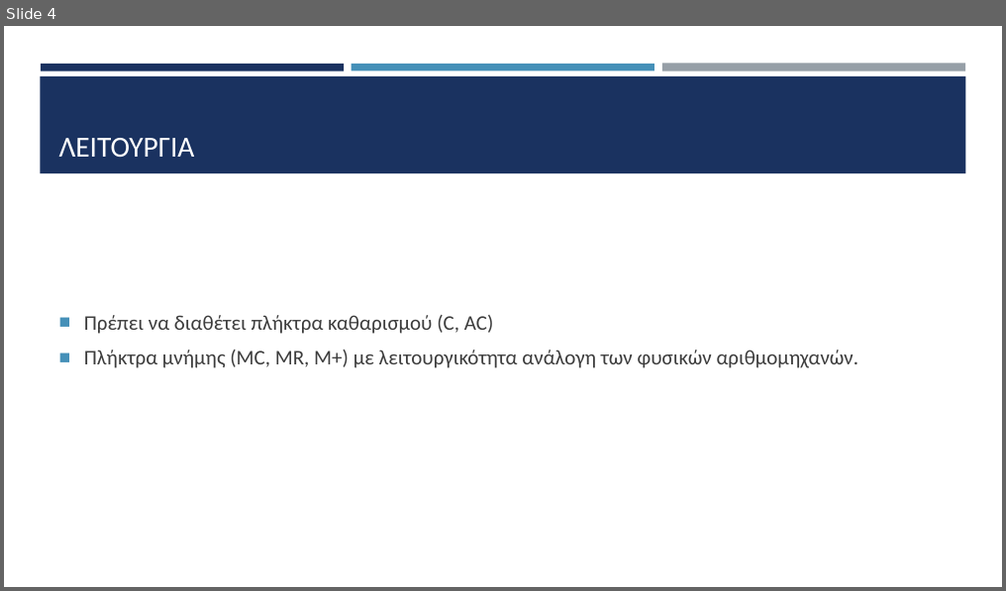
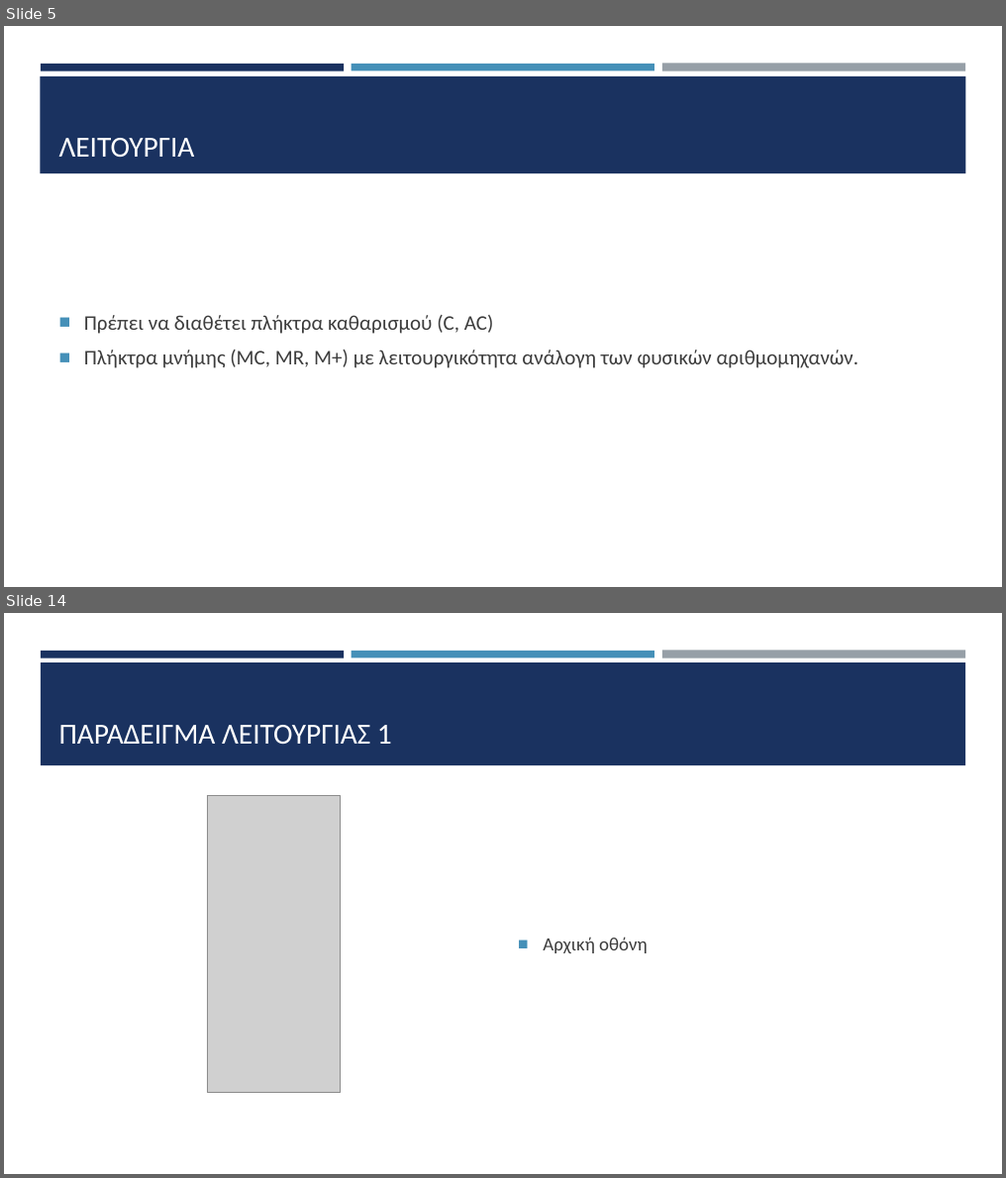
Before and after one commit to HLE47-GROUP03/Scientific_Calculator, a slide deck: sci_calc_main/documentation/Παρουσίαση.pptx. Shown one above the other, each under a label of ours: slide 4 before the commit, slides 5 and 14 after it; the slides between them are not shown. The pictures are 1006x591 and 1006x1178 pixels, drawn with LibreOffice and Linux fonts; fonts in the diff are those of the drawing; grey boxes stand for pictures. Boxes give left, top, right and bottom in pixels: in the first picture for what was removed or moved away, otherwise in the second. Text is boxed around its words. In the diff, an @@ line names an element or a change of style, - is before the commit and + after.

```diff
--- a/sci_calc_main/documentation/Παρουσίαση.pptx
+++ b/sci_calc_main/documentation/Παρουσίαση.pptx
@@ slide 14 added at [4,613,1002,1174], background #FFFFFF; not listed: 3 template elements that a slide beside it also shows @@
@@ rectangle added at [41,663,966,765], fill #1A3260 @@
@@ title added at [59,725,392,744], 28 pt, text #FFFFFF @@
+ΠΑΡΑΔΕΙΓΜΑ ΛΕΙΤΟΥΡΓΙΑΣ 1
@@ picture added at [207,796,341,1093] @@
@@ text added at [543,937,648,954], 18 pt, text #3D3D3D @@
+■ Αρχική οθόνη
@@ what was slide 4 is now slide 5 @@
```
Also in this commit, not shown: 4 slides changed, 17 other slides added, 1 slide removed, 1 other file.
